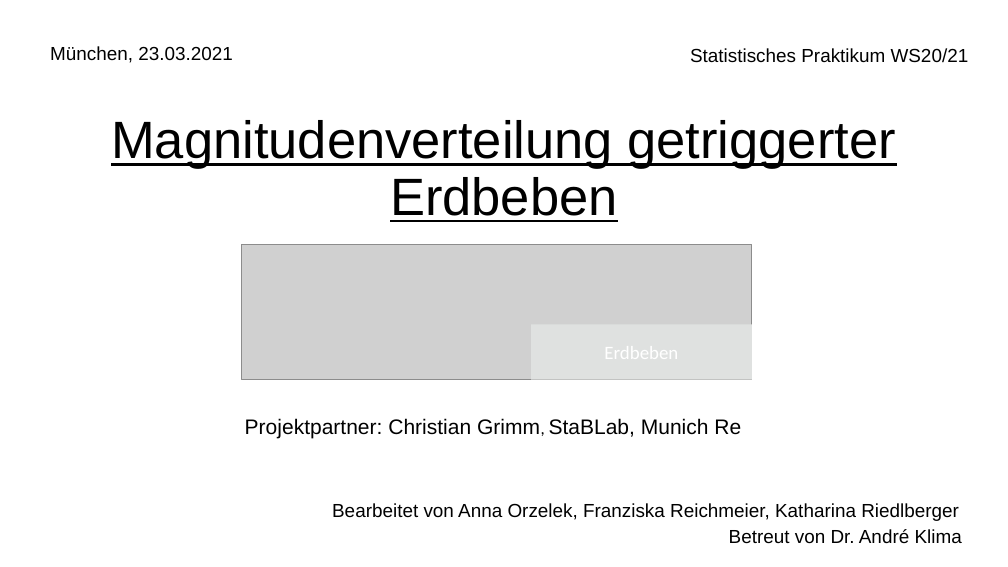
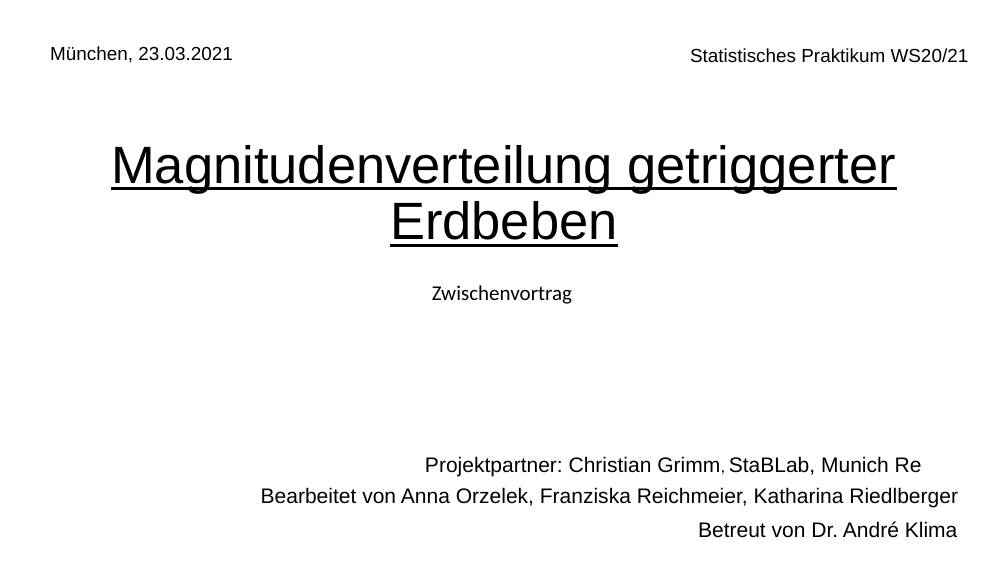
Before and after one commit to Kati77/Praktikum-Erdbeben, a slide deck: slide 1 of PP.pptx. Drawn at 1008x567 pixels with LibreOffice and Linux fonts; fonts in the diff are those of the drawing; grey boxes stand for pictures. Boxes give left, top, right and bottom in pixels: in the first picture for what was removed or moved away, otherwise in the second. Text is boxed around its words. In the diff, an @@ line names an element or a change of style, - is before the commit and + after.

```diff
--- a/PP.pptx
+++ b/PP.pptx
@@ title "Magnitudenverteilung getriggerter Erdbeben": place and size @@
-title "Magnitudenverteilung getriggerter Erdbeben" at (111,120,896,222)
+title "Magnitudenverteilung getriggerter Erdbeben" at (111,145,896,247)
@@ picture removed at (242,244,752,380) @@
@@ text added at (432,285,572,304), 20 pt, text #000000 @@
+Zwischenvortrag
@@ rectangle removed at (532,324,752,380) @@
@@ subtitle "Projektpartner: Christian Grimm, StaBLab, Munich ...": place and size @@
-subtitle "Projektpartner: Christian Grimm, StaBLab, Munich ..." at (245,418,741,438)
+subtitle "Projektpartner: Christian Grimm, StaBLab, Munich ..." at (425,456,922,477)
@@ subtitle "Projektpartner: Christian Grimm, StaBLab, Munich ..." at (425,456,922,477): alignment centre to right @@
@@ text "Bearbeitet von Anna Orzelek, Franziska ..." at (261,487,958,508): size 18 to 20 pt @@
@@ text "Bearbeitet von Anna Orzelek, Franziska ...": place and size @@
-text "Bearbeitet von Anna Orzelek, Franziska ..." at (332,503,959,521)
+text "Bearbeitet von Anna Orzelek, Franziska ..." at (261,487,958,508)
@@ text "Betreut von Dr. André Klima": place and size @@
-text "Betreut von Dr. André Klima" at (729,529,962,544)
+text "Betreut von Dr. André Klima" at (698,521,958,538)
@@ text "Betreut von Dr. André Klima" at (698,521,958,538): size 18 to 20 pt @@
```
Also in this commit, not shown: 8 other slides changed, 5 slides added, 1 slide removed.
